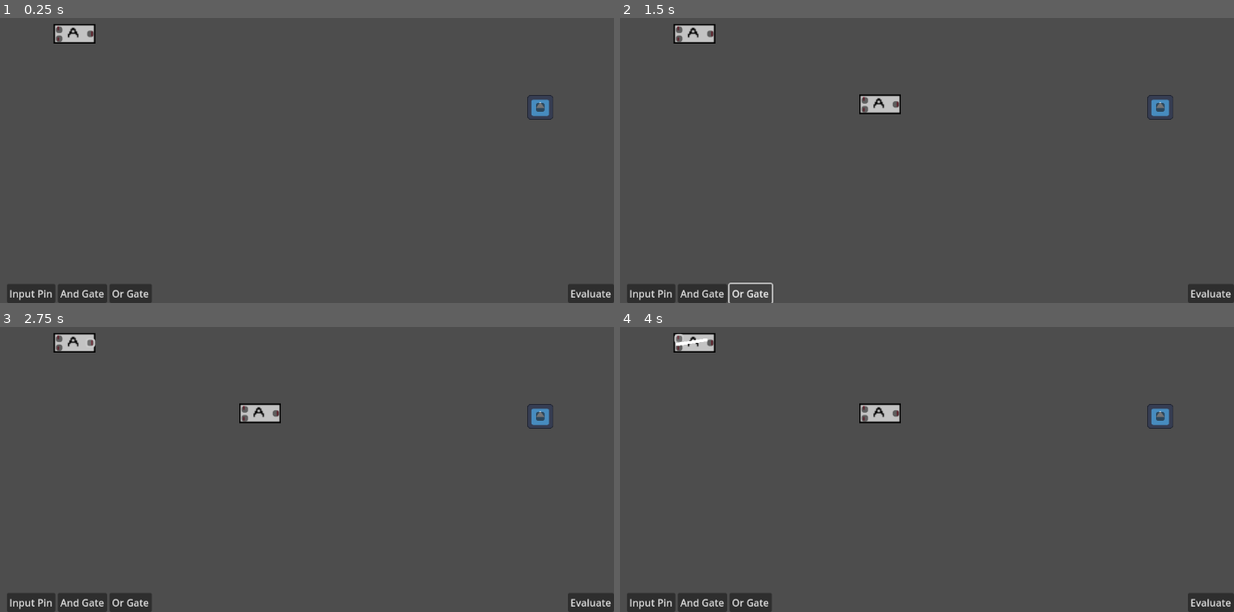
Above: before the commit, frames 1-4 (two rows, left to right).
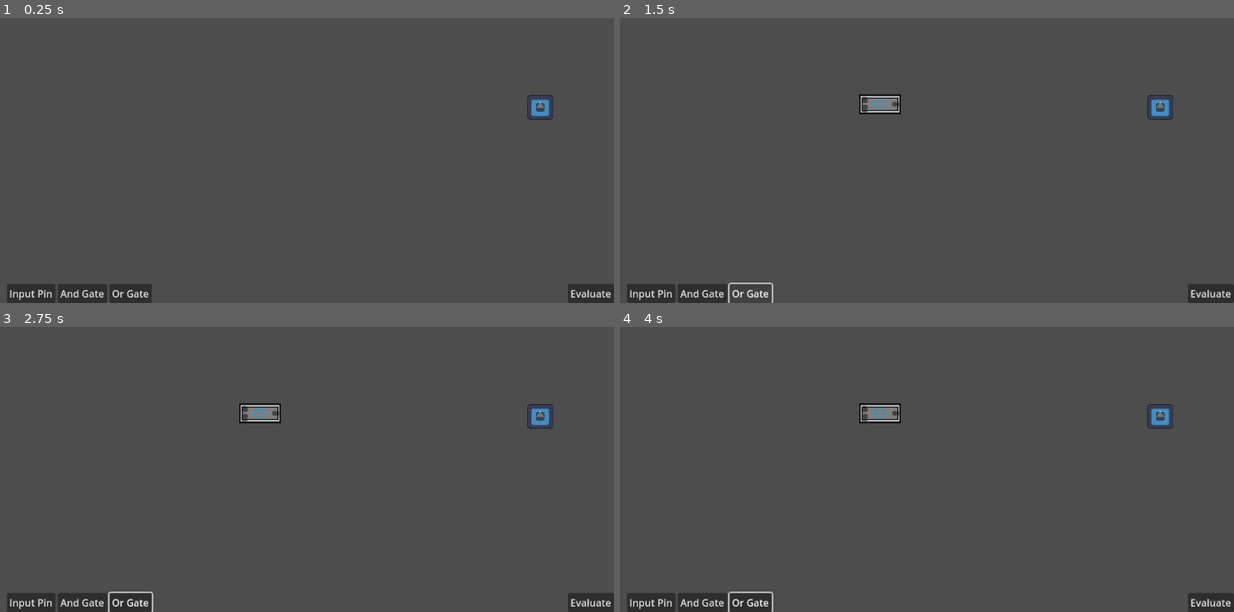
Above: after the commit, the same moments.

Repository: Well35/Echo
Game: Godot game, scene res://scenes/root.tscn
Same seed, same stepped clock (60 frames per second), same inputs: the game is played once before the commit and once after it. The engine's default icon, where the game draws it, is replaced by a stand-in: a white triangle on a blue panel in a dark square.
Inputs (mouse positions are in pixels of both pictures, inside the frame that each line leads up to):
- Up to frame 1 (0.25 s): no input
- Up to frame 2 (1.5 s): click "And Gate" at 0.5 s; click "Or Gate" at 1.25 s
- Up to frame 3 (2.75 s): click (92, 344) at 2.02 s
- Up to frame 4 (4 s): click (681, 346) at 2.77 s; click (681, 338) at 3.52 s

The runs differ from the first frame. In frame 1, 0.4% of the frame differs, in the area x 8-16%, y 2-10%; in frame 2, 0.7%; in frame 3, 0.8%; in frame 4, 0.8%, in the area x 8-46%, y 2-100%.

Commit message:
Add OR gate

Diff:
--- a/scenes/gate.tscn
+++ /dev/null
@@ -1,3 +0,0 @@
-[gd_scene format=3 uid="uid://t4meku7mo7bu"]
-
-[node name="Gate" type="StaticBody2D"]
--- /dev/null
+++ b/scenes/or_gate.tscn
@@ -0,0 +1,45 @@
+[gd_scene load_steps=5 format=3 uid="uid://t4meku7mo7bu"]
+
+[ext_resource type="Script" path="res://scripts/or_gate.gd" id="1_n54w2"]
+[ext_resource type="PackedScene" uid="uid://cqnj3bx1nrpms" path="res://scenes/button.tscn" id="2_4sp7i"]
+[ext_resource type="Texture2D" uid="uid://bqe752oi1o4s6" path="res://assets/or_gate.png" id="2_iw4a1"]
+
+[sub_resource type="RectangleShape2D" id="RectangleShape2D_c7kns"]
+size = Vector2(60, 22)
+
+[node name="OrGate" type="StaticBody2D"]
+script = ExtResource("1_n54w2")
+
+[node name="Sprite2D" type="Sprite2D" parent="."]
+scale = Vector2(1.875, 1.375)
+texture = ExtResource("2_iw4a1")
+
+[node name="CollisionShape2D" type="CollisionShape2D" parent="."]
+shape = SubResource("RectangleShape2D_c7kns")
+
+[node name="Output" type="Node2D" parent="."]
+
+[node name="OutputButton" parent="Output" instance=ExtResource("2_4sp7i")]
+offset_left = 20.0
+offset_top = -4.0
+offset_right = 28.0
+offset_bottom = 4.0
+
+[node name="Input" type="Node2D" parent="."]
+
+[node name="InputButton1" parent="Input" instance=ExtResource("2_4sp7i")]
+offset_left = -28.0
+offset_top = -10.0
+offset_right = -20.0
+offset_bottom = -2.0
+
+[node name="InputButton2" parent="Input" instance=ExtResource("2_4sp7i")]
+offset_left = -28.0
+offset_top = 1.0
+offset_right = -20.0
+offset_bottom = 9.0
+
+[connection signal="input_event" from="." to="." method="_on_input_event"]
+[connection signal="pressed" from="Output/OutputButton" to="." method="_on_output_button_pressed"]
+[connection signal="pressed" from="Input/InputButton1" to="." method="_on_input_button_1_pressed"]
+[connection signal="pressed" from="Input/InputButton2" to="." method="_on_input_button_2_pressed"]
--- a/scenes/root.tscn
+++ b/scenes/root.tscn
@@ -1,7 +1,6 @@
-[gd_scene load_steps=5 format=3 uid="uid://byeq0js72xltu"]
+[gd_scene load_steps=4 format=3 uid="uid://byeq0js72xltu"]
 
 [ext_resource type="PackedScene" uid="uid://bcv2dsnlhrfx5" path="res://scenes/ui.tscn" id="1_32ejv"]
-[ext_resource type="PackedScene" uid="uid://byslwq5ohkymk" path="res://scenes/and_gate.tscn" id="1_keww1"]
 [ext_resource type="Script" path="res://scripts/root.gd" id="1_to7yx"]
 [ext_resource type="PackedScene" uid="uid://ccstik2voeiej" path="res://scenes/output_pin.tscn" id="4_20jj0"]
 
@@ -12,9 +11,6 @@
 
 [node name="Gates" type="Node2D" parent="."]
 
-[node name="AndGate" parent="Gates" instance=ExtResource("1_keww1")]
-position = Vector2(274, 209)
-
 [node name="Inputs" type="Node2D" parent="."]
 
 [node name="OutputPin" parent="." instance=ExtResource("4_20jj0")]
--- a/scenes/ui.tscn
+++ b/scenes/ui.tscn
@@ -45,4 +45,5 @@
 
 [connection signal="pressed" from="HBoxContainer/InputNodeButton" to="." method="_on_input_node_button_pressed"]
 [connection signal="pressed" from="HBoxContainer/AndGateButton" to="." method="_on_and_gate_button_pressed"]
+[connection signal="pressed" from="HBoxContainer/OrGateButton" to="." method="_on_or_gate_button_pressed"]
 [connection signal="pressed" from="EvaluateButton" to="." method="_on_evaluate_button_pressed"]
--- /dev/null
+++ b/scripts/or_gate.gd
@@ -0,0 +1,4 @@
+extends gate
+
+func evaluate():
+	$Output/OutputButton.value = (input_button1.value or input_button2.value)
--- a/scripts/ui.gd
+++ b/scripts/ui.gd
@@ -2,14 +2,12 @@
 
 var input_pin_scene = preload("res://scenes/input_pin.tscn")
 var and_gate_scene = preload("res://scenes/and_gate.tscn")
-#var or_gate_scene = preload("res://scenes/or_gate.tscn")
+var or_gate_scene = preload("res://scenes/or_gate.tscn")
 
 signal eval
 
 func _on_and_gate_button_pressed():
-	var and_gate = and_gate_scene.instantiate()
-	and_gate.position = Vector2(get_viewport().size.x / 2, get_viewport().size.y / 2)
-	get_parent().get_child(1).add_child(and_gate)
+	create_gate(and_gate_scene)
 
 
 func _on_input_node_button_pressed():
@@ -18,6 +16,14 @@
 	get_parent().get_child(2).add_child(input_pin)
 	Globals.input_pins += 1
 
+func create_gate(gate_scene):
+	var gate = gate_scene.instantiate()
+	gate.position = Vector2(get_viewport().size.x / 2, get_viewport().size.y / 2)
+	get_parent().get_child(1).add_child(gate)
 
 func _on_evaluate_button_pressed():
 	eval.emit()
+
+
+func _on_or_gate_button_pressed():
+	create_gate(or_gate_scene)
Binary file changed: assets/or_gate.png
Not shown, changed: assets/or_gate.png.import
